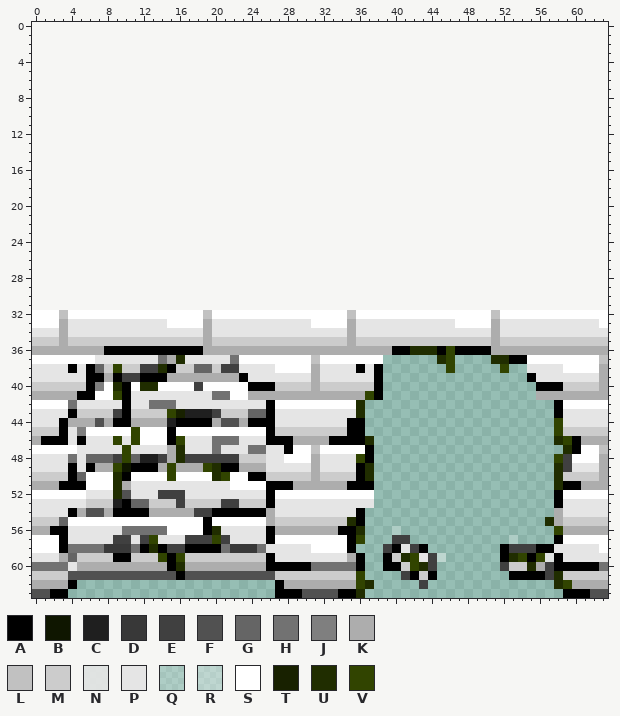
Pixel-art sprite -- Assets/Sprites/breakable_wall_spritesheet.png. Above is the file before it was changed.
The file is 64x32 pixels. Pixels under 10% opacity are left out. Colours within 5 levels of each other are drawn and written as one. The old version is drawn lined up with the new one, on the new canvas.
Palette (. is transparent): A #000000  B #0f1600  C #1f1f1f  D #383838  E #404040  F #515151  G #656565  H #727272  J #7f7f7f  K #adadad  L #c1c1c1  M #cccccc  N #e5e5e5ef  P #e5e5e5  Q #ffffff3b  R #ffffff60  S #ffffff  T #182100  U #202d00  V #314400
Pixels before (only the part around the change), first column x 0:
 0 ................................................................
 1 ................................................................
 2 ................................................................
 3 ................................................................
 4 ................................................................
 5 ................................................................
 6 ................................................................
 7 ................................................................
 8 ................................................................
 9 ................................................................
10 ................................................................
11 ................................................................
12 ................................................................
13 ................................................................
14 ................................................................
15 ................................................................
16 ................................................................
17 ................................................................
18 ................................................................
19 ................................................................
20 ................................................................
21 ................................................................
22 ................................................................
23 ................................................................
24 ................................................................
25 ................................................................
26 ................................................................
27 ................................................................
28 ................................................................
29 ................................................................
30 ................................................................
31 ................................................................
32 SSSLSSSSSSSSSSSSSSSLSSSSSSSSSSSSSSSLSSSSSSSSSSSSSSSLSSSSSSSSSSSS
33 SSSKPPPPPPPPPPPSSSSKPPPPPPPPPPPSSSSKPPPPPPPPPPPSSSSKPPPPPPPPPPPS
34 PPPKPPPPPPPPPPPPPPPKPPPPPPPPPPPPPPPKPPPPPPPPPPPPPPPKPPPPPPPPPPPP
35 MMMKMMMMMMMMMMMMMMMKMMMMMMMMMMMMMMMKMMMMMMMMMMMMMMMKMMMMMMMMMMMM
36 KKKKKKKKAAAAAAAAAAAKKKKKKKKKKKKKKKKKKKKKAAUUUAVAAAAKKKKKKKKKKKKK
37 SSSSSSSPPPPPPPHKUPPPPPHSSSSSSSSLSSSSSSS......UV....UUAASSSSSSSSL
38 PPPPAPAGMVMMEEUAMMGGMEEPPPPSSSSKPPPPAPA.......V.....V..PPPPSSSSK
39 PPPPPPAAKAEEAAAKKKKKKKKAPPPPPPPKPPPPPPA................APPPPPPPK
40 MMMMMMAJSUASUUSSSSESSSSSAAAMMMMKMMMMMMA.................AAAMMMMK
41 KKKKKAASSVAPPPPPPPPPHHSSKKKKKKKKKKKKKVA.................KKKKKKKK
42 SSSSHPPPPPAPPHHHPPPPPPPPPPASSSSSSSSSU.....................ASSSSS
43 PPPPAMMMMEAMMMMVTCCCEMMMGGAPPPPPPPPPU.....................APPPPP
44 PPPAKKKFKAAKKKKCAAAAKFFKAAAPPPPPPPPAA.....................VPPPPP
45 MMMAPJSSSSSVSSSASSSSSSSSSSAMMMMMMMMAA.....................VMMMMM
46 KAAAPAPPPVPVSSSAVPPPHHHPPPAAAKKKKAAAAU....................UVAKKK
47 SSSSSPPPPPVPPPPKUPPPHPPPHHPPASSLSSSSSA.....................UASSL
48 PPPPHPGGGEVGCCEKUEEEEEEMMMPPSSSKPPPPVA....................VESSSK
49 PPPPAPAKKVBAAAKVKKKVUAAKKKPPPPPKPPPPAU....................UEPPPK
50 MMMMAGSSSUASSSSVSSSSUVSSAAMMMMMKMMMMAU....................UMMMMK
51 KKKAAASSSUKPPPPPPPPPPPSSSSAAAKKKKKKAAA....................UAAKKK
52 SSSSSSPPPUFPPPEEEPPPPPPPPPASSSSSSSSSSS....................ASSSSS
53 PPPPPPMMMCAGGMMMEMMMMEEMMMAPPPPPPPPPPP....................APPPPP
54 PPPPAKFFKAAAAKKKKKEEAAAAAAKPPPPPPPPPA.....................KPPPPP
55 MMMGSSSSSSSSSSSSSSSASSSSSSKMMMMMMMMUA....................UKMMMMM
56 KKAAPPPPPPHHHHHSSSSAUPPPPPAKKKKKKKAAU...Q.................VKKKKK
57 SSSAPPPPPEEPEVPPPEEEVEPPPPASSSSSSSSAV...EE...........Q....ASSSSS
58 SSSAHHHHDDDHAUAEEAAAAHDDDHPPPPPSSSSA...EAPEA........AEEEAAPPPPPS
59 PPPKGMMMMAAMMMVAVMMMMMMMMMAPPPPPPPPKA..AMUVPER......AUVAVNAPPPPP
60 HHHHPKKKKKKKKKKAUKKKKKKKKKAAAAAHHHHHA..AAMVUE.......EMMUKEAAAAAH
61 MMMMFFFFFFFFFFFFAFFFFFFFFFFMMMMMMMMMV....EAMA........AAAAEUMMMMM
62 KKKKA......................AKKKKKKKKVU.....E..............UVKKKK
63 FFAA.......................AAAFFFFAAU......................AAAFF
After the commit:
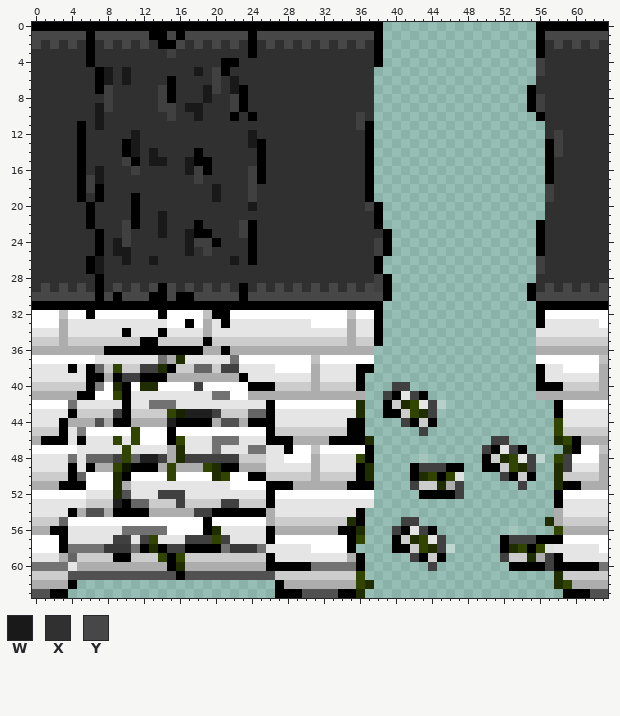
Colours new in this view: W #191919  X #303030  Y #474747
What changed:
canvas 64x32 -> 64x64, the old top-left corner now at 0,32
Changed rows in their new state; - is an unchanged pixel.
first column x 0:
 0 AAAAAAAAAAAAAAAAAAAAAAAAAAAAAAAAAAAAAAA-----------------AAAAAAAA
 1 YYYYYYAYYYYYYAAYAYYYYYYYAYYYYYYYYYYYYYA-----------------AYYYYYYY
 2 YXYXYXAXYXYXYXAAYXYXYXYXAXYXYXYXYXYXYXA-----------------AXYXYXYX
 3 XXXXXXAXXXXXXXXEXXXXXXXXAXXXXXXXXXXXXXA-----------------AXXXXXXX
 4 XXXXXXAXXXXXXXXXXXXXXAAXXXXXXXXXXXXXXXA-----------------EXXXXXXX
 5 XXXXXXXAWXWXXXXXXXWXEAXXXXXXXXXXXXXXXX------------------EXXXXXXX
 6 XXXXXXXAWXWXXXXAXXXXEXWXXXXXXXXXXXXXXX------------------XXXXXXXX
 7 XXXXXXXAEXXXXXEAXXXWEXWAXXXXXXXXXXXXXX-----------------AXXXXXXXX
 8 XXXXXXXXEXXXXXEAXXXWXXEAXXXXXXXXXXXXXX-----------------AEXXXXXXX
 9 XXXXXXXWEXXXXXEEXWWXXXEAXXXXXXXXXXXXXX-----------------AEXXXXXXX
10 XXXXXXXWXXXXXXXEXXWXXXAXAXXXXXXXXXXXEX------------------AXXXXXXX
11 XXXXXAXWXXXXXXXXXXXXXXXXXXXXXXXXXXXXEA-------------------XXXXXXX
12 XXXXXAXXXXXWXXXXXXXXXXXXWXXXXXXXXXXXXA-------------------XEXXXXX
13 XXXXXAXXXXAWXXXXXXXXXXXXWAXXXXXXXXXXXA-------------------AEXXXXX
14 XXXXXAXXXXAWXWXXXXAXXXXXXAXXXXXXXXXXXA-------------------AEXXXXX
15 XXXXXAXXXXEAXWWXXWAAXXXXXAXXXXXXXXXXXA-------------------AXXXXXX
16 XXXXXAXWXXXEXXXXXWEAXXXXEAXXXXXXXXXXXA-------------------AXXXXXX
17 XXXXXAEWXXXXXXXXXXEXXXXXEAXXXXXXXXXXXA-------------------AXXXXXX
18 XXXXXAEAXXXXXXXXXXXXWXXXEXXXXXXXXXXXXA-------------------EXXXXXX
19 XXXXXAXAXXXAXXXXXXXXWXXXEXXXXXXXXXXXXA-------------------EXXXXXX
20 XXXXXXAXXXXAXXXXXXXXXXXXWXXXXXXXXXXXXEA------------------XXXXXXX
21 XXXXXXAXXXXAXXWXXXXXXXXXXXXXXXXXXXXXXXA------------------XXXXXXX
22 XXXXXXAXXXEAXXWXXXAXXXXEAXXXXXXXXXXXXXA-----------------AXXXXXXX
23 XXXXXXXAXXEXXXWXXWAAXXXEAXXXXXXXXXXXXXXA----------------AXXXXXXX
24 XXXXXXXAXWEXXXXXXWEEAXXXAXXXXXXXXXXXXXEA----------------AXXXXXXX
25 XXXXXXXAXWWXXXXXXWXEXXXXAXXXXXXXXXXXXXEA----------------AXXXXXXX
26 XXXXXXAWXXWXXWXXXXXXXXWXAXXXXXXXXXXXXXA-----------------EXXXXXXX
27 XXXXXXAWXXXXXXXXXXXXXXXXXXXXXXXXXXXXXXA-----------------EXXXXXXX
28 XXXXXXXAXXXXXXXXXXXXXXXXXXXXXXXXXXXXXXEA----------------XXXXXXXX
29 XYXYXYXAXYXYXYAYXYXYXYXAXYXYXYXYXYXYXYEA---------------AXYXYXYXY
30 YYYYYYYAYAYYYAAYAAYYYYYAYYYYYYYYYYYYYYYA---------------AYYYYYYYY
31 AAAAAAAAAAAAAAAAAAAAAAAAAAAAAAAAAAAAAAA-----------------AAAAAAAA
32 ------A-------A-----AA----------------A.................A-------
33 -----------------A---A----------------A.................A-------
34 ----------A---A-----------------------A.................--------
35 ------------AA-----A------------------A.................--------
36 ---------------------A----------------..................--------
37 --------------------------------------.------..----.....--------
38 -------------------------------------A.-------.-----.--.A-------
39 ------------------------------------A..----------------.A-------
40 ------------------------------------A..-EE----------------------
41 -------------------------------------..EAPEA--------------------
42 ---------------------------------------AMUVPER------------------
43 ---------------------------------------AAMVUE-------------------
44 -----------------------------------------EAMA-------------------
45 -------------------------------------------E--------------------
46 ---------------------------------------------------EE-----------
47 --------------------------------------------------EAPEA---------
48 -------------------------------------------Q------AMUVPER-------
49 ------------------------------------------AEEEAA--AAMVUE--------
50 ------------------------------------------AUVAVN----EAMA--------
51 ------------------------------------------EMMUKE------E---------
52 -------------------------------------------AAAAE----------------
55 -----------------------------------------EE---------------------
56 ----------------------------------------EAPEA--------Q----------
57 ----------------------------------------AMUVPE------AEEEAA------
58 ---------------------------------------.-AMVUER------UVAVN------
59 ---------------------------------------...EAMA------EMMUKE------
60 ---------------------------------------.....--------.AAAA-------
61 -----------------------------------------....--------.....------
62 -------------------------------------------.--------------------
